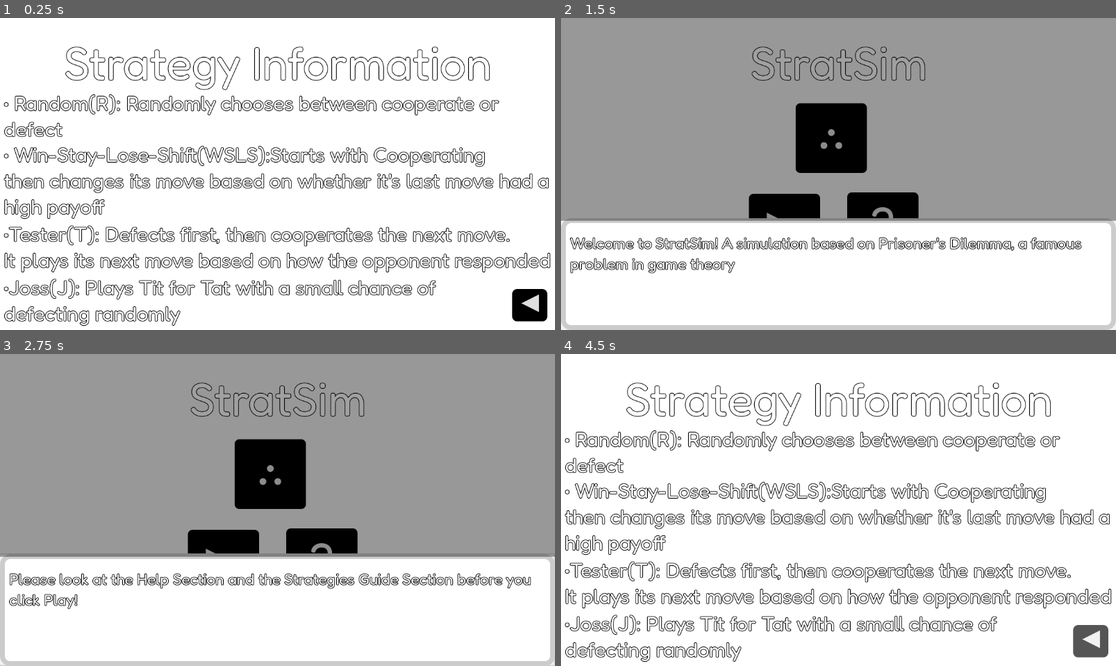
Above: before the commit, frames 1-4 (two rows, left to right).
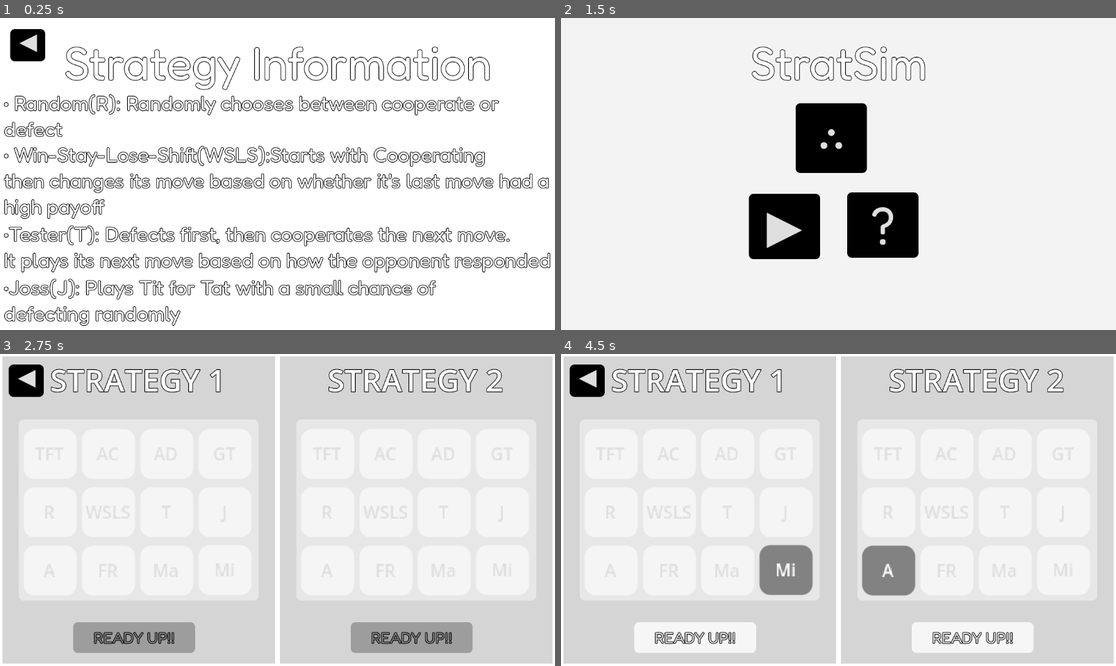
Above: after the commit, the same moments.

Repository: Overlord1304/StratSim
Game: Godot game, scene res://scenes/stratsinfo2.tscn
The game is run twice, just before and just after one commit, with the same random seed, the same clock (stepped at 60 frames per second) and the same inputs. This scene is started directly instead of the project's main scene.
Inputs (mouse positions are in pixels of both pictures, inside the frame that each line leads up to):
- Up to frame 1 (0.25 s): no input
- Up to frame 2 (1.5 s): click "▶" at 0.5 s; click "▶" at 1.25 s
- Up to frame 3 (2.75 s): click "▶" at 2 s
- Up to frame 4 (4.5 s): click (882, 559) at 2.75 s, where only the run before the commit has a clickable "?"; click (832, 472) at 3.5 s, where only the run before the commit has a clickable "∴"; click "▶" at 4.25 s

The runs differ from the first frame. In frame 1, 1.3% of the frame differs, in the area x 1-99%, y 3-98%; in frame 2, 67%; in frame 3, 89%, in the area x 0-100%, y 0-100%; in frame 4, 51%.

Commit message:
added some more strats

Diff:
--- a/project.godot
+++ b/project.godot
@@ -23,6 +23,10 @@
 
 enabled=PackedStringArray("res://addons/godot_super-wakatime/plugin.cfg")
 
+[global_group]
+
+game=""
+
 [rendering]
 
 textures/canvas_textures/default_texture_filter=0
--- a/scenes/DialogueBox.tscn
+++ b/scenes/DialogueBox.tscn
@@ -56,10 +56,12 @@
 theme_override_styles/hover = SubResource("StyleBoxFlat_nwuxu")
 
 [node name="ColorRect" type="ColorRect" parent="."]
+z_index = -1
 anchors_preset = 10
 anchor_right = 1.0
-offset_bottom = 421.0
+offset_bottom = 666.0
 grow_horizontal = 2
+mouse_filter = 2
 color = Color(0, 0, 0, 0.37254903)
 
 [connection signal="pressed" from="Panel/NextButton" to="." method="_on_next_button_pressed"]
--- a/scenes/help.tscn
+++ b/scenes/help.tscn
@@ -1,7 +1,9 @@
-[gd_scene load_steps=8 format=3 uid="uid://dexrdcg3i4nis"]
+[gd_scene load_steps=10 format=3 uid="uid://dexrdcg3i4nis"]
 
 [ext_resource type="Script" uid="uid://d0litd3qof7ku" path="res://scripts/help.gd" id="1_chmrd"]
 [ext_resource type="FontFile" uid="uid://d0pvp6jwgricw" path="res://font/Fredoka-Regular.ttf" id="2_2by0i"]
+[ext_resource type="PackedScene" uid="uid://drpfcdgh2qmmp" path="res://scenes/DialogueBox.tscn" id="3_chmrd"]
+[ext_resource type="PackedScene" uid="uid://btyq0o2ygkl7g" path="res://scenes/main.tscn" id="4_2by0i"]
 
 [sub_resource type="StyleBoxFlat" id="StyleBoxFlat_2c3wl"]
 bg_color = Color(1, 1, 1, 1)
@@ -124,4 +126,10 @@
 text = "▶"
 expand_icon = true
 
+[node name="DialogueBox" parent="." instance=ExtResource("3_chmrd")]
+visible = false
+
+[node name="Node2D" parent="." instance=ExtResource("4_2by0i")]
+visible = false
+
 [connection signal="button_up" from="Panel/back" to="." method="_on_back_button_up"]
--- a/scenes/main.tscn
+++ b/scenes/main.tscn
@@ -232,7 +232,7 @@
 &"open": SubResource("Animation_gqmmt")
 }
 
-[node name="Node2D" type="Node2D"]
+[node name="Node2D" type="Node2D" groups=["game"]]
 script = ExtResource("1_0wfyh")
 
 [node name="Panel" type="Panel" parent="."]
@@ -263,7 +263,7 @@
 expand_icon = true
 
 [node name="S1" type="Panel" parent="Panel"]
-z_index = 1
+z_index = 2
 layout_mode = 1
 anchors_preset = 13
 anchor_left = 0.5
@@ -465,6 +465,72 @@
 toggle_mode = true
 text = "J"
 
+[node name="A" type="Button" parent="Panel/S1/Panel"]
+layout_mode = 0
+offset_left = 10.0
+offset_top = 262.0
+offset_right = 59.00006
+offset_bottom = 308.0
+scale = Vector2(2.25, 2.25)
+theme_override_colors/font_focus_color = Color(0.8745098, 0.8745098, 0.8745098, 1)
+theme_override_colors/font_hover_color = Color(0.6610809, 0.6610809, 0.66108185, 1)
+theme_override_styles/normal = SubResource("StyleBoxFlat_trceg")
+theme_override_styles/pressed = SubResource("StyleBoxFlat_a8y0u")
+theme_override_styles/hover = SubResource("StyleBoxFlat_jkv2x")
+theme_override_styles/focus = SubResource("StyleBoxEmpty_jyhfs")
+toggle_mode = true
+text = "A"
+
+[node name="FR" type="Button" parent="Panel/S1/Panel"]
+layout_mode = 0
+offset_left = 131.0
+offset_top = 262.0
+offset_right = 180.00006
+offset_bottom = 308.0
+scale = Vector2(2.25, 2.25)
+theme_override_colors/font_focus_color = Color(0.8745098, 0.8745098, 0.8745098, 1)
+theme_override_colors/font_hover_color = Color(0.6627451, 0.6627451, 0.6627451, 1)
+theme_override_styles/normal = SubResource("StyleBoxFlat_trceg")
+theme_override_styles/pressed = SubResource("StyleBoxFlat_a8y0u")
+theme_override_styles/hover = SubResource("StyleBoxFlat_jkv2x")
+theme_override_styles/focus = SubResource("StyleBoxEmpty_tbgi4")
+toggle_mode = true
+text = "FR
+"
+
+[node name="Ma" type="Button" parent="Panel/S1/Panel"]
+layout_mode = 0
+offset_left = 252.0
+offset_top = 262.0
+offset_right = 301.00006
+offset_bottom = 308.0
+scale = Vector2(2.25, 2.25)
+theme_override_colors/font_focus_color = Color(0.8745098, 0.8745098, 0.8745098, 1)
+theme_override_colors/font_hover_color = Color(0.6627451, 0.6627451, 0.6627451, 1)
+theme_override_styles/normal = SubResource("StyleBoxFlat_trceg")
+theme_override_styles/pressed = SubResource("StyleBoxFlat_a8y0u")
+theme_override_styles/hover = SubResource("StyleBoxFlat_jkv2x")
+theme_override_styles/focus = SubResource("StyleBoxEmpty_tefeu")
+toggle_mode = true
+text = "Ma"
+
+[node name="Mi" type="Button" parent="Panel/S1/Panel"]
+layout_mode = 0
+offset_left = 373.0
+offset_top = 261.0
+offset_right = 422.00006
+offset_bottom = 307.0
+scale = Vector2(2.25, 2.25)
+theme_override_colors/font_focus_color = Color(0.8745098, 0.8745098, 0.8745098, 1)
+theme_override_colors/font_hover_color = Color(0.6627451, 0.6627451, 0.6627451, 1)
+theme_override_styles/normal = SubResource("StyleBoxFlat_trceg")
+theme_override_styles/pressed = SubResource("StyleBoxFlat_yc10j")
+theme_override_styles/hover = SubResource("StyleBoxFlat_jkv2x")
+theme_override_styles/focus = SubResource("StyleBoxEmpty_o6xl0")
+toggle_mode = true
+text = "Mi
+"
+
 [node name="back" type="Button" parent="Panel/S1"]
 layout_mode = 1
 anchors_preset = 8
@@ -488,7 +554,7 @@
 expand_icon = true
 
 [node name="S2" type="Panel" parent="Panel"]
-z_index = 1
+z_index = 2
 layout_mode = 1
 anchors_preset = 13
 anchor_left = 0.5
@@ -663,6 +729,72 @@
 theme_override_styles/focus = SubResource("StyleBoxEmpty_o6xl0")
 toggle_mode = true
 text = "J"
+
+[node name="A" type="Button" parent="Panel/S2/Panel"]
+layout_mode = 0
+offset_left = 10.0
+offset_top = 262.0
+offset_right = 59.00006
+offset_bottom = 308.0
+scale = Vector2(2.25, 2.25)
+theme_override_colors/font_focus_color = Color(0.8745098, 0.8745098, 0.8745098, 1)
+theme_override_colors/font_hover_color = Color(0.6610809, 0.6610809, 0.66108185, 1)
+theme_override_styles/normal = SubResource("StyleBoxFlat_trceg")
+theme_override_styles/pressed = SubResource("StyleBoxFlat_a8y0u")
+theme_override_styles/hover = SubResource("StyleBoxFlat_jkv2x")
+theme_override_styles/focus = SubResource("StyleBoxEmpty_jyhfs")
+toggle_mode = true
+text = "A"
+
+[node name="FR" type="Button" parent="Panel/S2/Panel"]
+layout_mode = 0
+offset_left = 131.0
+offset_top = 262.0
+offset_right = 180.00006
+offset_bottom = 308.0
+scale = Vector2(2.25, 2.25)
+theme_override_colors/font_focus_color = Color(0.8745098, 0.8745098, 0.8745098, 1)
+theme_override_colors/font_hover_color = Color(0.6627451, 0.6627451, 0.6627451, 1)
+theme_override_styles/normal = SubResource("StyleBoxFlat_trceg")
+theme_override_styles/pressed = SubResource("StyleBoxFlat_a8y0u")
+theme_override_styles/hover = SubResource("StyleBoxFlat_jkv2x")
+theme_override_styles/focus = SubResource("StyleBoxEmpty_tbgi4")
+toggle_mode = true
+text = "FR
+"
+
+[node name="Ma" type="Button" parent="Panel/S2/Panel"]
+layout_mode = 0
+offset_left = 252.0
+offset_top = 262.0
+offset_right = 301.00006
+offset_bottom = 308.0
+scale = Vector2(2.25, 2.25)
+theme_override_colors/font_focus_color = Color(0.8745098, 0.8745098, 0.8745098, 1)
+theme_override_colors/font_hover_color = Color(0.6627451, 0.6627451, 0.6627451, 1)
+theme_override_styles/normal = SubResource("StyleBoxFlat_trceg")
+theme_override_styles/pressed = SubResource("StyleBoxFlat_a8y0u")
+theme_override_styles/hover = SubResource("StyleBoxFlat_jkv2x")
+theme_override_styles/focus = SubResource("StyleBoxEmpty_tefeu")
+toggle_mode = true
+text = "Ma"
+
+[node name="Mi" type="Button" parent="Panel/S2/Panel"]
+layout_mode = 0
+offset_left = 373.0
+offset_top = 261.0
+offset_right = 422.00006
+offset_bottom = 307.0
+scale = Vector2(2.25, 2.25)
+theme_override_colors/font_focus_color = Color(0.8745098, 0.8745098, 0.8745098, 1)
+theme_override_colors/font_hover_color = Color(0.6627451, 0.6627451, 0.6627451, 1)
+theme_override_styles/normal = SubResource("StyleBoxFlat_trceg")
+theme_override_styles/pressed = SubResource("StyleBoxFlat_yc10j")
+theme_override_styles/hover = SubResource("StyleBoxFlat_jkv2x")
+theme_override_styles/focus = SubResource("StyleBoxEmpty_o6xl0")
+toggle_mode = true
+text = "Mi
+"
 
 [node name="ReadyS2" type="Button" parent="Panel/S2"]
 layout_mode = 1
--- a/scenes/stratsinfo1.tscn
+++ b/scenes/stratsinfo1.tscn
@@ -1,7 +1,9 @@
-[gd_scene load_steps=8 format=3 uid="uid://dl370bk5bh5e"]
+[gd_scene load_steps=10 format=3 uid="uid://dl370bk5bh5e"]
 
 [ext_resource type="Script" uid="uid://cobr1uxr1tqop" path="res://scripts/stratinfo.gd" id="1_47vg7"]
 [ext_resource type="FontFile" uid="uid://d0pvp6jwgricw" path="res://font/Fredoka-Regular.ttf" id="2_42461"]
+[ext_resource type="PackedScene" uid="uid://drpfcdgh2qmmp" path="res://scenes/DialogueBox.tscn" id="3_42461"]
+[ext_resource type="PackedScene" uid="uid://btyq0o2ygkl7g" path="res://scenes/main.tscn" id="4_20q8e"]
 
 [sub_resource type="StyleBoxFlat" id="StyleBoxFlat_2c3wl"]
 bg_color = Color(1, 1, 1, 1)
@@ -37,6 +39,7 @@
 grow_horizontal = 2
 grow_vertical = 2
 script = ExtResource("1_47vg7")
+enabled_dialogue = true
 
 [node name="Panel" type="Panel" parent="."]
 layout_mode = 1
@@ -143,10 +146,10 @@
 anchor_top = 0.5
 anchor_right = 0.5
 anchor_bottom = 0.5
-offset_left = 478.0
-offset_top = 243.0
-offset_right = 550.8578
-offset_bottom = 310.0
+offset_left = 467.0
+offset_top = -300.0
+offset_right = 539.8578
+offset_bottom = -233.0
 grow_horizontal = 2
 grow_vertical = 2
 theme_override_font_sizes/font_size = 48
@@ -157,5 +160,11 @@
 text = "▶"
 expand_icon = true
 
+[node name="DialogueBox" parent="." instance=ExtResource("3_42461")]
+visible = false
+
+[node name="Node2D" parent="." instance=ExtResource("4_20q8e")]
+visible = false
+
 [connection signal="button_up" from="Panel/back" to="." method="_on_back_button_up"]
 [connection signal="button_up" from="Panel/next" to="." method="_on_next_button_up"]
--- a/scenes/stratsinfo2.tscn
+++ b/scenes/stratsinfo2.tscn
@@ -123,10 +123,10 @@
 anchor_top = 0.5
 anchor_right = 0.5
 anchor_bottom = 0.5
-offset_left = 560.0
-offset_top = 306.0
-offset_right = 632.8578
-offset_bottom = 373.0
+offset_left = -482.0
+offset_top = -234.0
+offset_right = -409.1422
+offset_bottom = -167.0
 grow_horizontal = 2
 grow_vertical = 2
 rotation = 3.1415927
--- /dev/null
+++ b/scripts/Alternator.gd
@@ -0,0 +1,9 @@
+extends Strategy
+class_name Alternator
+
+func _init():
+	nam = "Aternator"
+func decide():
+	if history_self.back() == "C":
+		return "D"
+	return "C"
--- /dev/null
+++ b/scripts/ForgivingRandom.gd
@@ -0,0 +1,18 @@
+extends Strategy
+class_name ForgivingRandom
+
+var defect_count = 0
+
+func _init():
+	nam = "Forgiving Random"
+
+func decide():
+	if history_opponent.size() == 0:
+		return "C"
+	if history_opponent.back() == "D":
+		defect_count += 1
+	else:
+		defect_count = 0
+	if defect_count >= 2:
+		return "C" if randi() % 2 == 0 else "D"
+	return "C"
--- a/scripts/Global.gd
+++ b/scripts/Global.gd
@@ -3,3 +3,6 @@
 var selected_s1
 var selected_s2
 var returning = false
+var tut_dialogue_seen = false
+var help_dialogue_seen = false
+var strat_dialogue_seen = false
--- /dev/null
+++ b/scripts/Majority.gd
@@ -0,0 +1,19 @@
+extends Strategy
+class_name Majority
+
+func _init():
+	nam = "Majority"
+
+func decide():
+	if history_opponent.size() == 0:
+		return "C"
+	var c_count = 0
+	var d_count = 0
+	for move in history_opponent:
+		if move == "C":
+			c_count += 1
+		else:
+			d_count += 1
+	if c_count >= d_count:
+		return "C"
+	return "D"
--- /dev/null
+++ b/scripts/Minority.gd
@@ -0,0 +1,20 @@
+extends Strategy
+class_name Minority
+var c_count = 0
+var d_count = 0
+func _init():
+	nam = "Minority"
+
+func decide():
+	if history_opponent.size() == 0:
+		return "C"
+	var c_count = 0
+	var d_count = 0
+	for move in history_opponent:
+		if move == "C":
+			c_count += 1
+		else:
+			d_count += 1
+	if c_count >= d_count:
+		return "D"
+	return "C"
--- a/scripts/dialogue_box.gd
+++ b/scripts/dialogue_box.gd
@@ -6,7 +6,9 @@
 
 var dialogue = []
 var index = 0
-
+var typing_speed = 0.03
+var is_typing = false
+var full_text = ""
 func start_dialogue(lines):
 	dialogue = lines
 	index = 0
@@ -17,9 +19,25 @@
 	if index >= dialogue.size():
 		hide()
 		return
-	dialogue_text.text = dialogue[index]["text"]
-
-
+	full_text = dialogue[index]["text"]
+	dialogue_text.text = ""
+	is_typing = true
+	next_button.disabled = false
+	await _type_text(full_text)
+	is_typing = false
+	next_button.disabled = false
+func _type_text(text):
+	for i in text.length():
+		if not is_typing:
+			break
+		dialogue_text.text += text[i]
+		await get_tree().create_timer(typing_speed).timeout
+	dialogue_text.text = text
 func _on_next_button_pressed() -> void:
-	index += 1
-	_show_line()
+	if is_typing:
+		is_typing = false
+		dialogue_text.text = full_text
+		next_button.disabled = false
+	else:
+		index += 1
+		_show_line()
--- a/scripts/help.gd
+++ b/scripts/help.gd
@@ -1,3 +1,15 @@
 extends Control
+var dialogue = [
+	{"text": "Welcome to the help menu, this helps you understand the concept of the game."},
+]
+@onready var dialogue_box = $DialogueBox
+
 func _on_back_button_up() -> void:
 	get_tree().change_scene_to_file("res://scenes/main.tscn")
+func _ready():
+	var game = get_tree().get_first_node_in_group("game")
+	game._load_save()
+	if !Global.help_dialogue_seen:
+		dialogue_box.start_dialogue(dialogue)
+		Global.help_dialogue_seen = true
+		game._save()
--- a/scripts/main.gd
+++ b/scripts/main.gd
@@ -15,24 +15,33 @@
 var s1_ready_state = false
 var s2_ready_state = false
 const SAVE_PATH = "user://save_data.save"
-var tut_dialogue_seen = false
+
 
 
 func _load_save():
 	if FileAccess.file_exists(SAVE_PATH):
 		var file = FileAccess.open(SAVE_PATH, FileAccess.ModeFlags.READ)
 		var data = file.get_var()
-		tut_dialogue_seen = data.get("tut_dialogue_seen", false)
+		Global.tut_dialogue_seen = data.get("tut_dialogue_seen", false)
+		Global.help_dialogue_seen = data.get("help_dialogue_seen",false)
+		Global.strat_dialogue_seen = data.get("strat_dialogue_seen",false)
 		file.close()
 
 func _save():
 	var file = FileAccess.open(SAVE_PATH, FileAccess.ModeFlags.WRITE)
-	file.store_var({"tut_dialogue_seen": tut_dialogue_seen})
+	var data = {
+		"tut_dialogue_seen": Global.tut_dialogue_seen,
+		"help_dialogue_seen": Global.help_dialogue_seen,
+		"strat_dialogue_seen": Global.strat_dialogue_seen,
+	}
+	file.store_var(data)
 	file.close()
 func _on_play_button_up() -> void:
 	$Panel/AnimationPlayer.play("close")
 	$Panel/Help.disabled = true
 	$Panel/StratsInfo.disabled = true
+	$Panel/Help.mouse_filter = $Panel/Help.MOUSE_FILTER_IGNORE
+	$Panel/StratsInfo.mouse_filter = $Panel/StratsInfo.MOUSE_FILTER_IGNORE
 func _on_help_button_up() -> void:
 	get_tree().change_scene_to_file("res://scenes/help.tscn")
 
@@ -44,9 +53,9 @@
 	$Panel/StratsInfo.disabled = false
 func _ready():
 	_load_save()
-	if !tut_dialogue_seen:
+	if !Global.tut_dialogue_seen:
 		dialogue_box.start_dialogue(dialogue)
-		tut_dialogue_seen = true
+		Global.tut_dialogue_seen = true
 		_save()
 	if Global.returning:
 		$Panel/AnimationPlayer.play("close")
@@ -61,7 +70,10 @@
 		preload("res://scripts/Random.gd"),
 		preload("res://scripts/Win-Stay-Lose-Shift.gd"),
 		preload("res://scripts/Tester.gd"),
-		preload("res://scripts/Joss.gd")
+		preload("res://scripts/Joss.gd"),
+		preload("res://scripts/Alternator.gd"),
+		preload("res://scripts/ForgivingRandom.gd"),
+		preload("res://scripts/Majority.gd")
 	]
 
 
--- a/scripts/stratinfo.gd
+++ b/scripts/stratinfo.gd
@@ -1,30 +1,54 @@
 extends Control
+var dialogue = [
+	{"text": "Welcome to the strategy info menu, this helps you how the different strategies work."},
+
+]
+@export var enabled_dialogue = false
+func _ready():
+	if enabled_dialogue:
+
+		var dialogue_box = $DialogueBox
+		var game = get_tree().get_first_node_in_group("game")
+		game._load_save()
+		if !Global.strat_dialogue_seen:
+			dialogue_box.start_dialogue(dialogue)
+			Global.strat_dialogue_seen = true
+			game._save()
 
 func _on_back_button_up() -> void:
 	get_tree().change_scene_to_file("res://scenes/main.tscn")
+
 func _on_next_button_up() -> void:
-	var current_scene = get_tree().current_scene.scene_file_path
-	var regex = RegEx.new()
-	regex.compile("(\\d+)")
-	var result = regex.search(current_scene)
-	var current_statinfo_num = int(result.get_string())
-	var next_statinfo_num = current_statinfo_num + 1
-	var next_scene = current_scene.replace(
-		str(current_statinfo_num),
-		str(next_statinfo_num),
-	)
-	get_tree().change_scene_to_file(next_scene)
+	_change_stat_scene(1)
+
+func _on_previous_button_up() -> void:
+	_change_stat_scene(-1)
+
+func _change_stat_scene(direction: int) -> void:
+	var current_path = get_tree().current_scene.scene_file_path
 
 
-func _on_previous_button_up() -> void:
-	var current_scene = get_tree().current_scene.scene_file_path
-	var regex = RegEx.new()
-	regex.compile("(\\d+)")
-	var result = regex.search(current_scene)
-	var current_statinfo_num = int(result.get_string())
-	var next_statinfo_num = current_statinfo_num - 1
-	var next_scene = current_scene.replace(
-		str(current_statinfo_num),
-		str(next_statinfo_num),
-	)
-	get_tree().change_scene_to_file(next_scene)
+	var start_index = -1
+	var end_index = -1
+
+	for i in range(current_path.length() - 1, -1, -1):
+		var char_at = current_path[i]
+
+
+		if char_at >= '0' and char_at <= '9':
+			if end_index == -1:
+				end_index = i
+			start_index = i
+
+		elif end_index != -1:
+			break
+
+
+	if start_index != -1 and end_index != -1:
+		var number_str = current_path.substr(start_index, end_index - start_index + 1)
+		var current_num = int(number_str)
+		var next_num = current_num + direction
+		var next_scene = current_path.substr(0, start_index) + str(next_num) + current_path.substr(end_index + 1)
+
+		if FileAccess.file_exists(next_scene):
+			get_tree().change_scene_to_file(next_scene)
Not shown, added: scripts/Alternator.gd.uid
Not shown, added: scripts/ForgivingRandom.gd.uid
Not shown, added: scripts/Majority.gd.uid
Not shown, added: scripts/Minority.gd.uid
